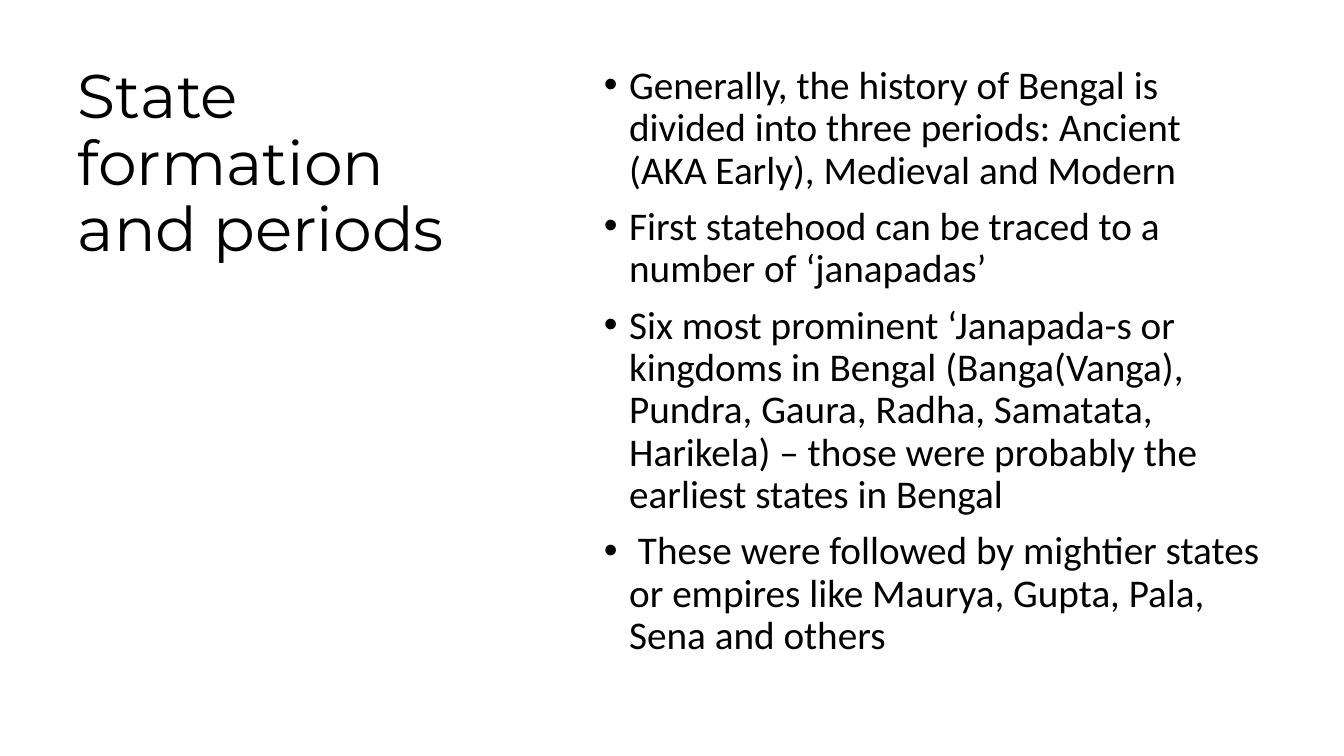
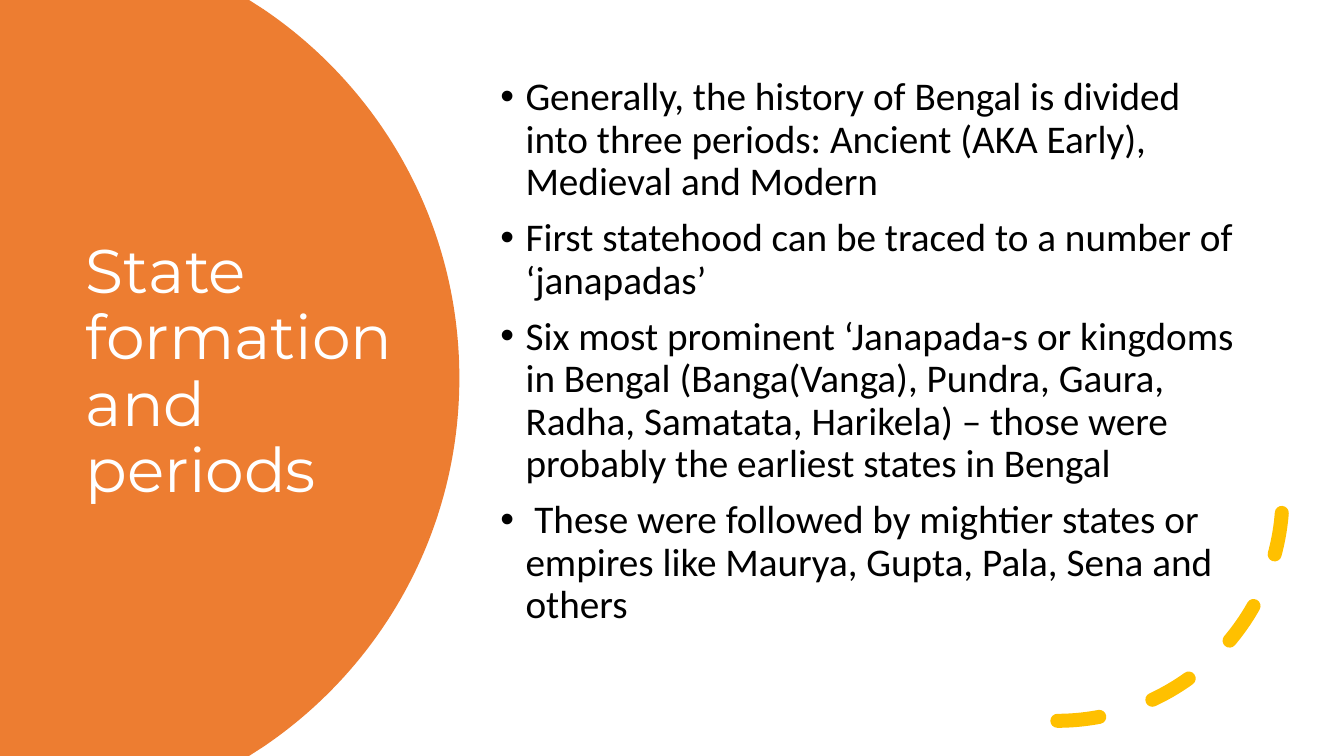
Before and after one commit to MOO-ORG/CSE220, a slide deck: slide 2 of Notes/HST 103_T3 Perodization (Ancient).pptx. Drawn at 1344x756 pixels with LibreOffice and Linux fonts; fonts in the diff are those of the drawing. Boxes give left, top, right and bottom in pixels: in the first picture for what was removed or moved away, otherwise in the second. Text is boxed around its words. In the diff, an @@ line names an element or a change of style, - is before the commit and + after.

```diff
--- a/Notes/HST 103_T3 Perodization (Ancient).pptx
+++ b/Notes/HST 103_T3 Perodization (Ancient).pptx
@@ freeform shape added at bbox=[0, 0, 460, 756], fill #ED7D31 @@
@@ text "Generally, the history of Bengal ...": place and size @@
-text "Generally, the history of Bengal ..." at bbox=[629, 71, 1259, 650]
+text "Generally, the history of Bengal ..." at bbox=[526, 82, 1233, 619]
@@ text "Generally, the history of Bengal ..." at bbox=[526, 82, 1233, 619]: vertical alignment top to middle @@
@@ title "State formation and periods": place and size @@
-title "State formation and periods" at bbox=[78, 74, 444, 263]
+title "State formation and periods" at bbox=[86, 249, 393, 504]
@@ title "State formation and periods" at bbox=[86, 249, 393, 504]: text colour #000000 to #FFFFFF; vertical alignment top to middle @@
@@ arc (boxed as its full ellipse) added at bbox=[833, 271, 1284, 722], outline #FFC000 10 pt dashed @@
```
Also in this commit, not shown: 5 other files.
